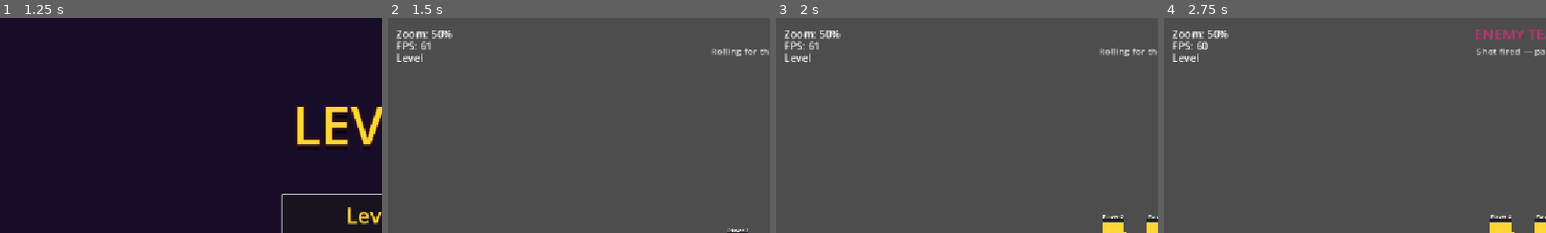
Above: before the commit, frames 1-4 (left to right).
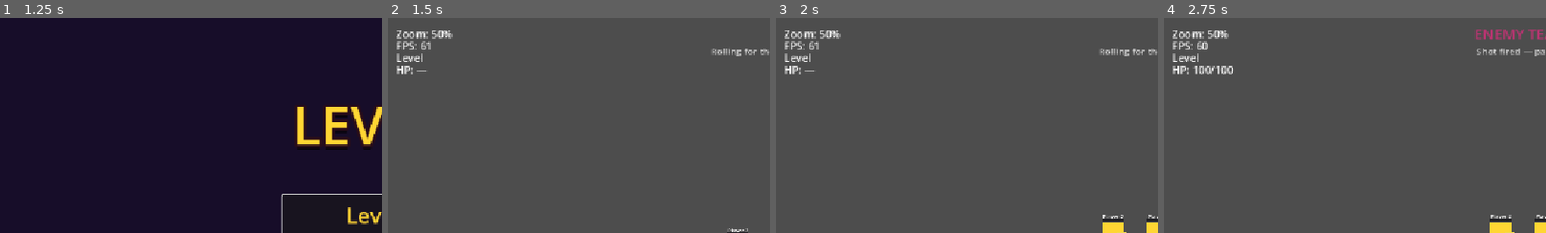
Above: after the commit, the same moments.

Repository: SDVGames-Studio/forms
Game: Godot game, scene res://Main.tscn
Two runs of this game, one before a commit and one after it. Both use one fixed random seed, a clock stepped at 60 frames per second and the inputs below.
Inputs:
- Up to frame 1 (1.25 s): click "New game" at 0.5 s
- Up to frame 2 (1.5 s): click "Level 1" at 1.25 s
- Up to frame 3 (2 s): no input
- Up to frame 4 (2.75 s): click "JUMP" at 2 s
The pictures show only the part of the screen within x 0-50%, y 0-50%; the shares and areas given below are measured in that part.

Frame 1 is identical in both runs. In frame 2, 0.1% of the frame differs, in the area x 2-10%, y 22-27%; in frame 3, 0.1%; in frame 4, 0.4%, in the area x 2-19%, y 22-27%.

Commit message:
feat(osd): show current character's health in the OSD (#109)
Adds an HP line under the level name: the active team member's
health from the shared TurnController, HP: N/MAX while a character
is active and HP: — otherwise.

Diff:
--- a/OSD.gd
+++ b/OSD.gd
@@ -2,16 +2,20 @@
 ## On-Screen Display (issue #76).
 ##
 ## Replaces the small zoom label from issue #43 with a full OSD in the
-## top-left corner: current zoom level, FPS, and the current level's name.
-## Zoom is read from the shared player camera every frame, so no other
-## script has to notify the OSD about zoom changes.
+## top-left corner: current zoom level, FPS, the current level's name and
+## the current character's health (issue #109). Zoom is read from the
+## shared player camera every frame, so no other script has to notify the
+## OSD about zoom changes.
 
 const ZOOM_LINE := "Zoom: %d%%"
 const FPS_LINE := "FPS: %d"
+const HEALTH_LINE := "HP: %d/%d"
+const HEALTH_NONE := "HP: —"
 
 var _zoom_label: Label
 var _fps_label: Label
 var _level_label: Label
+var _health_label: Label
 var _level_name := ""
 
 func _ready() -> void:
@@ -19,6 +23,7 @@
 	_zoom_label = _make_label(12.0)
 	_fps_label = _make_label(30.0)
 	_level_label = _make_label(48.0)
+	_health_label = _make_label(66.0)
 	_level_name = ""
 	_update_level_name()
 
@@ -35,6 +40,7 @@
 	_zoom_label.text = ZOOM_LINE % roundi(_camera_zoom() * 100.0)
 	_fps_label.text = FPS_LINE % Engine.get_frames_per_second()
 	_update_level_name()
+	_update_health()
 
 
 ## Issue #76: current level's name (checked every frame; cheap compare).
@@ -46,6 +52,21 @@
 		_level_label.text = level_name
 
 
+## Issue #109: the current character's health — the active team member
+## from the shared TurnController; dash while no character is active.
+func _update_health() -> void:
+	var member: Node = TurnController.active_member
+	if member == null or not is_instance_valid(member):
+		_health_label.text = HEALTH_NONE
+		return
+	var hp = member.get("health")
+	var max_hp = member.get("MAX_HEALTH")
+	if not (hp is int) or not (max_hp is int) or hp <= 0:
+		_health_label.text = HEALTH_NONE
+		return
+	_health_label.text = HEALTH_LINE % [hp, max_hp]
+
+
 func _camera_zoom() -> float:
 	var camera: Camera2D = null
 	for node in get_tree().get_nodes_in_group("player_camera"):
